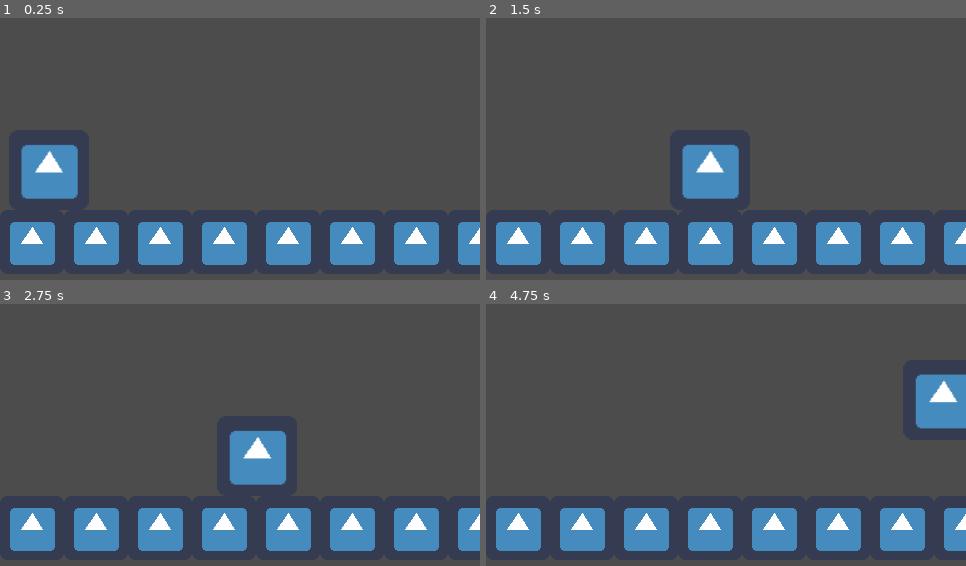
Above: before the commit, frames 1-4 (two rows, left to right).
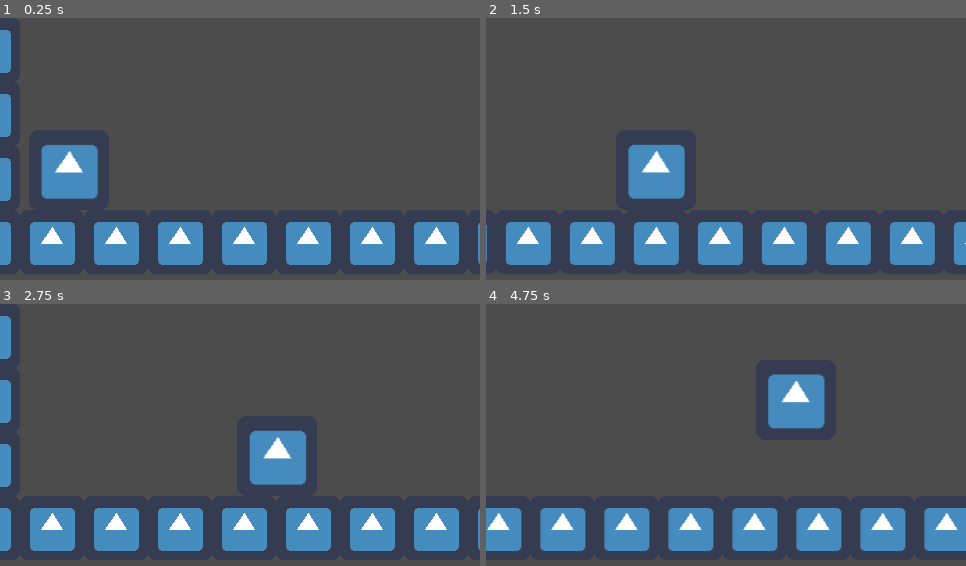
Above: after the commit, the same moments.

Repository: KoloidStudios/the-memes
Game: Godot game, scene res://src/world/test.tscn
Same seed, same stepped clock (60 frames per second), same inputs: the game is played once before the commit and once after it. The engine's default icon, where the game draws it, is replaced by a stand-in: a white triangle on a blue panel in a dark square.
Inputs:
- Up to frame 1 (0.25 s): no input
- Up to frame 2 (1.5 s): tap Enter at 0.5 s; hold Right (ui_right) from 0.53 s (still down); tap X (jump) at 0.77 s
- Up to frame 3 (2.75 s): tap X (jump) at 1.52 s; release Right (ui_right) at 2.03 s; hold Left (ui_left) from 2.03 s (still down)
- Up to frame 4 (4.75 s): release Left (ui_left) at 2.78 s; hold Right (ui_right) 2.78-4.28 s; tap X (jump) at 3.02, 3.77, 4.52 s; hold Left (ui_left) from 4.28 s (still down)

The runs differ from the first frame. In frame 1, 15% of the frame differs, in the area x 0-100%, y 4-95%; in frame 2, 11%; in frame 3, 15%; in frame 4, 16%, in the area x 0-100%, y 26-95%.

Commit message:
Added camera

Diff:
--- a/project.godot
+++ b/project.godot
@@ -9,6 +9,11 @@
 config_version=4
 
 _global_script_classes=[ {
+"base": "Camera2D",
+"class": "Base_camera",
+"language": "GDScript",
+"path": "res://src/world/camera.gd"
+}, {
 "base": "Node2D",
 "class": "Base_map",
 "language": "GDScript",
@@ -18,10 +23,17 @@
 "class": "Base_mob",
 "language": "GDScript",
 "path": "res://src/mob/base_mob.gd"
+}, {
+"base": "Base_mob",
+"class": "Player",
+"language": "GDScript",
+"path": "res://src/mob/player.gd"
 } ]
 _global_script_class_icons={
+"Base_camera": "",
 "Base_map": "",
-"Base_mob": ""
+"Base_mob": "",
+"Player": ""
 }
 
 [application]
--- a/src/mob/player.gd
+++ b/src/mob/player.gd
@@ -1,4 +1,5 @@
 extends Base_mob
+class_name Player
 
 const MOVE_SPEED: float = 20.0
 const MAX_SPEED:  float = 200.0
--- a/src/world/base_map.gd
+++ b/src/world/base_map.gd
@@ -2,7 +2,9 @@
 class_name Base_map
 
 func _ready() -> void:
-	pass
+	var camera: Base_camera = get_node("camera")
+	var player: Player      = get_node("player")
+	camera.set_focused(player)
 
 var _pressed_cancel: bool = false
 func _input(event: InputEvent) -> void:
--- a/src/world/base_map_template.tscn
+++ b/src/world/base_map_template.tscn
@@ -1,8 +1,9 @@
-[gd_scene load_steps=6 format=2]
+[gd_scene load_steps=7 format=2]
 
 [ext_resource path="res://src/world/base_map.gd" type="Script" id=1]
 [ext_resource path="res://icon.png" type="Texture" id=2]
 [ext_resource path="res://src/mob/player.tscn" type="PackedScene" id=3]
+[ext_resource path="res://src/world/camera.gd" type="Script" id=4]
 
 [sub_resource type="ConvexPolygonShape2D" id=2]
 points = PoolVector2Array( 64, 64, 0, 64, 0, 0, 64, 0 )
@@ -38,7 +39,16 @@
 show_collision = true
 collision_mask = 0
 format = 1
-tile_data = PoolIntArray( 196608, 0, 0, 196609, 0, 0, 196610, 0, 0, 196611, 0, 0, 196612, 0, 0, 196613, 0, 0, 196614, 0, 0, 196615, 0, 0 )
+tile_data = PoolIntArray( 65535, 0, 0, 15, 0, 0, 131071, 0, 0, 65551, 0, 0, 196607, 0, 0, 131087, 0, 0, 262143, 0, 0, 196608, 0, 0, 196609, 0, 0, 196610, 0, 0, 196611, 0, 0, 196612, 0, 0, 196613, 0, 0, 196614, 0, 0, 196615, 0, 0, 196616, 0, 0, 196617, 0, 0, 196618, 0, 0, 196619, 0, 0, 196620, 0, 0, 196621, 0, 0, 196622, 0, 0, 196623, 0, 0 )
 
 [node name="player" parent="." instance=ExtResource( 3 )]
 position = Vector2( 49, 145 )
+
+[node name="camera" type="Camera2D" parent="."]
+current = true
+limit_left = -20
+limit_top = 0
+limit_right = 960
+limit_bottom = 270
+limit_smoothed = true
+script = ExtResource( 4 )
--- /dev/null
+++ b/src/world/camera.gd
@@ -0,0 +1,24 @@
+extends Camera2D
+class_name Base_camera
+
+var _focused_node: Node2D = null
+
+var _input_state: int = 1
+func _process(delta):
+	if (_focused_node == null):
+		return
+
+	# Don't center the player movement
+	if (_focused_node is Player):
+		var eval_vec: Vector2 = Vector2.ZERO
+		if (_focused_node.input_power != 0):
+			_input_state = _focused_node.input_power
+		eval_vec.x = _input_state * 100 + _focused_node.position.x
+		eval_vec.y = _focused_node.position.y
+		position = lerp(position, eval_vec, 0.1)
+	# Maybe if we want to focus on some object
+	else:
+		position = lerp(position, _focused_node.position, 0.1)
+
+func set_focused(node: Node2D):
+	_focused_node = node
